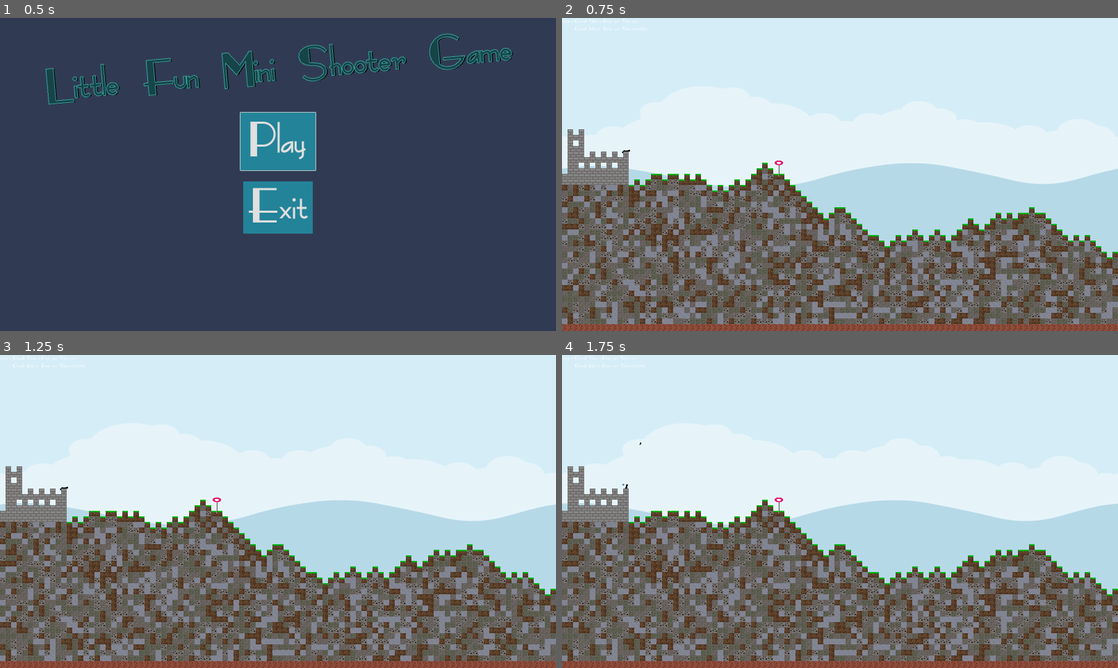
Above: before the commit, frames 1-4 (two rows, left to right).
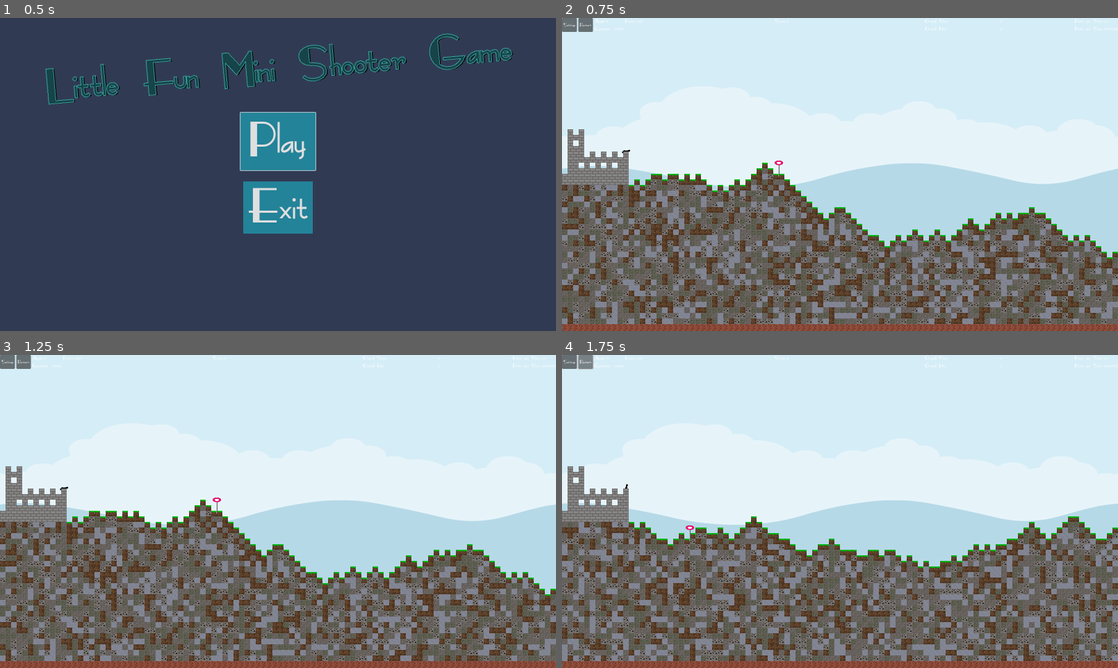
Above: after the commit, the same moments.

Repository: Coding-4Fun/Just4Fun_Mini_Shootergame
Game: Godot game, scene res://UI/MainMenuUI.tscn
Same seed, same stepped clock (60 frames per second), same inputs: the game is played once before the commit and once after it.
Inputs (mouse positions are in pixels of both pictures, inside the frame that each line leads up to):
- Up to frame 1 (0.5 s): no input
- Up to frame 2 (0.75 s): click "Play" at 0.5 s
- Up to frame 3 (1.25 s): no input
- Up to frame 4 (1.75 s): click (584, 361) at 1.25 s, where only the run after the commit has a clickable "Restart"

Frame 1 is identical in both runs. In frame 2, 0.3% of the frame differs, in the area x 0-100%, y 0-5%; in frame 3, 0.3%; in frame 4, 28%, in the area x 0-100%, y 0-98%.

Commit message:
Upd: Try to Fix Layout after Conversion

Diff:
--- a/UI/InGameUI.tscn
+++ b/UI/InGameUI.tscn
@@ -1,17 +1,20 @@
 [gd_scene load_steps=3 format=3 uid="uid://bivgupagcj6xf"]
 
 [ext_resource type="Script" path="res://UI/InGameUI.gd" id="1"]
-[ext_resource type="PackedScene" path="res://UI/Settings/InGameUISettings.tscn" id="2"]
+[ext_resource type="PackedScene" uid="uid://chpd7ewn37es" path="res://UI/Settings/InGameUISettings.tscn" id="2"]
 
 [node name="InGameUI" type="Control"]
 layout_mode = 3
 anchors_preset = 0
+size_flags_horizontal = 3
+size_flags_vertical = 3
 mouse_filter = 2
 script = ExtResource("1")
 
 [node name="IngameUIBottom" type="MarginContainer" parent="."]
-layout_mode = 0
-grow_horizontal = 2
+layout_mode = 1
+offset_right = 1600.0
+offset_bottom = 46.0
 size_flags_horizontal = 3
 mouse_filter = 2
 
@@ -177,92 +180,6 @@
 visible = false
 layout_mode = 2
 
-[node name="vBoxSettings" parent="IngameUIBottom/vBoxContainer/vBoxSettings" index="0"]
-layout_mode = 0
-
-[node name="hBoxOptions" parent="IngameUIBottom/vBoxContainer/vBoxSettings/vBoxSettings" index="0"]
-layout_mode = 2
-
-[node name="buttSwitchTargetTimer" parent="IngameUIBottom/vBoxContainer/vBoxSettings/vBoxSettings/hBoxOptions" index="0"]
-layout_mode = 2
-
-[node name="vSeparator" parent="IngameUIBottom/vBoxContainer/vBoxSettings/vBoxSettings/hBoxOptions" index="1"]
-layout_mode = 2
-
-[node name="buttBackToMenu" parent="IngameUIBottom/vBoxContainer/vBoxSettings/vBoxSettings/hBoxOptions" index="2"]
-layout_mode = 2
-
-[node name="hBoxConditions" parent="IngameUIBottom/vBoxContainer/vBoxSettings/vBoxSettings" index="1"]
-layout_mode = 2
-
-[node name="hBoxContainer" parent="IngameUIBottom/vBoxContainer/vBoxSettings/vBoxSettings/hBoxConditions" index="0"]
-layout_mode = 2
-
-[node name="label" parent="IngameUIBottom/vBoxContainer/vBoxSettings/vBoxSettings/hBoxConditions/hBoxContainer" index="0"]
-layout_mode = 2
-
-[node name="vBoxContainerShots" parent="IngameUIBottom/vBoxContainer/vBoxSettings/vBoxSettings/hBoxConditions/hBoxContainer" index="1"]
-layout_mode = 2
-
-[node name="hBoxContainerMaxShots" parent="IngameUIBottom/vBoxContainer/vBoxSettings/vBoxSettings/hBoxConditions/hBoxContainer/vBoxContainerShots" index="0"]
-layout_mode = 2
-
-[node name="cButtSwitchMaxShots" parent="IngameUIBottom/vBoxContainer/vBoxSettings/vBoxSettings/hBoxConditions/hBoxContainer/vBoxContainerShots/hBoxContainerMaxShots" index="0"]
-layout_mode = 2
-
-[node name="label" parent="IngameUIBottom/vBoxContainer/vBoxSettings/vBoxSettings/hBoxConditions/hBoxContainer/vBoxContainerShots/hBoxContainerMaxShots" index="1"]
-layout_mode = 2
-
-[node name="MaxShotSlider" parent="IngameUIBottom/vBoxContainer/vBoxSettings/vBoxSettings/hBoxConditions/hBoxContainer/vBoxContainerShots/hBoxContainerMaxShots" index="2"]
-layout_mode = 2
-value = 49.0
-
-[node name="labelMaxShots" parent="IngameUIBottom/vBoxContainer/vBoxSettings/vBoxSettings/hBoxConditions/hBoxContainer/vBoxContainerShots/hBoxContainerMaxShots" index="3"]
-layout_mode = 2
-
-[node name="vBoxContainerScore" parent="IngameUIBottom/vBoxContainer/vBoxSettings/vBoxSettings/hBoxConditions/hBoxContainer" index="2"]
-layout_mode = 2
-
-[node name="hBoxContainerMaxScore" parent="IngameUIBottom/vBoxContainer/vBoxSettings/vBoxSettings/hBoxConditions/hBoxContainer/vBoxContainerScore" index="0"]
-layout_mode = 2
-
-[node name="cButtSwitchMaxScore" parent="IngameUIBottom/vBoxContainer/vBoxSettings/vBoxSettings/hBoxConditions/hBoxContainer/vBoxContainerScore/hBoxContainerMaxScore" index="0"]
-layout_mode = 2
-
-[node name="label" parent="IngameUIBottom/vBoxContainer/vBoxSettings/vBoxSettings/hBoxConditions/hBoxContainer/vBoxContainerScore/hBoxContainerMaxScore" index="1"]
-layout_mode = 2
-
-[node name="MaxScoreSlider" parent="IngameUIBottom/vBoxContainer/vBoxSettings/vBoxSettings/hBoxConditions/hBoxContainer/vBoxContainerScore/hBoxContainerMaxScore" index="2"]
-layout_mode = 2
-
-[node name="labelMaxScore" parent="IngameUIBottom/vBoxContainer/vBoxSettings/vBoxSettings/hBoxConditions/hBoxContainer/vBoxContainerScore/hBoxContainerMaxScore" index="3"]
-layout_mode = 2
-
-[node name="hBoxRoundTime" parent="IngameUIBottom/vBoxContainer/vBoxSettings/vBoxSettings" index="2"]
-layout_mode = 2
-
-[node name="hBoxContainer" parent="IngameUIBottom/vBoxContainer/vBoxSettings/vBoxSettings/hBoxRoundTime" index="0"]
-layout_mode = 2
-
-[node name="vSeparator" parent="IngameUIBottom/vBoxContainer/vBoxSettings/vBoxSettings/hBoxRoundTime/hBoxContainer" index="0"]
-layout_mode = 2
-
-[node name="vBoxContainer" parent="IngameUIBottom/vBoxContainer/vBoxSettings/vBoxSettings/hBoxRoundTime/hBoxContainer" index="1"]
-layout_mode = 2
-
-[node name="hBoxContainerMaxGameTimer" parent="IngameUIBottom/vBoxContainer/vBoxSettings/vBoxSettings/hBoxRoundTime/hBoxContainer/vBoxContainer" index="0"]
-layout_mode = 2
-
-[node name="cButtSwitchMaxGameTime" parent="IngameUIBottom/vBoxContainer/vBoxSettings/vBoxSettings/hBoxRoundTime/hBoxContainer/vBoxContainer/hBoxContainerMaxGameTimer" index="0"]
-layout_mode = 2
-
-[node name="MaxGameTimeSlider" parent="IngameUIBottom/vBoxContainer/vBoxSettings/vBoxSettings/hBoxRoundTime/hBoxContainer/vBoxContainer/hBoxContainerMaxGameTimer" index="1"]
-layout_mode = 2
-value = 59.0
-
-[node name="labelMaxGameTime" parent="IngameUIBottom/vBoxContainer/vBoxSettings/vBoxSettings/hBoxRoundTime/hBoxContainer/vBoxContainer/hBoxContainerMaxGameTimer" index="2"]
-layout_mode = 2
-
 [connection signal="pressed" from="IngameUIBottom/vBoxContainer/hBoxHud/hBoxUIButtons/buttGameOptions" to="." method="_on_buttGameOptions_pressed"]
 [connection signal="pressed" from="IngameUIBottom/vBoxContainer/hBoxHud/hBoxUIButtons/buttGameReset" to="." method="_on_button_pressed"]
 
